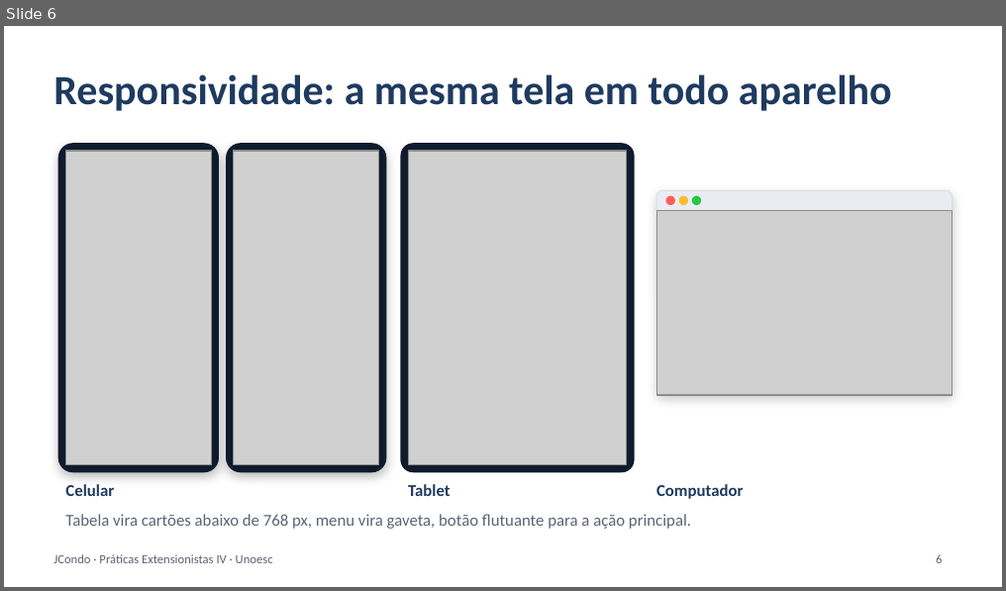
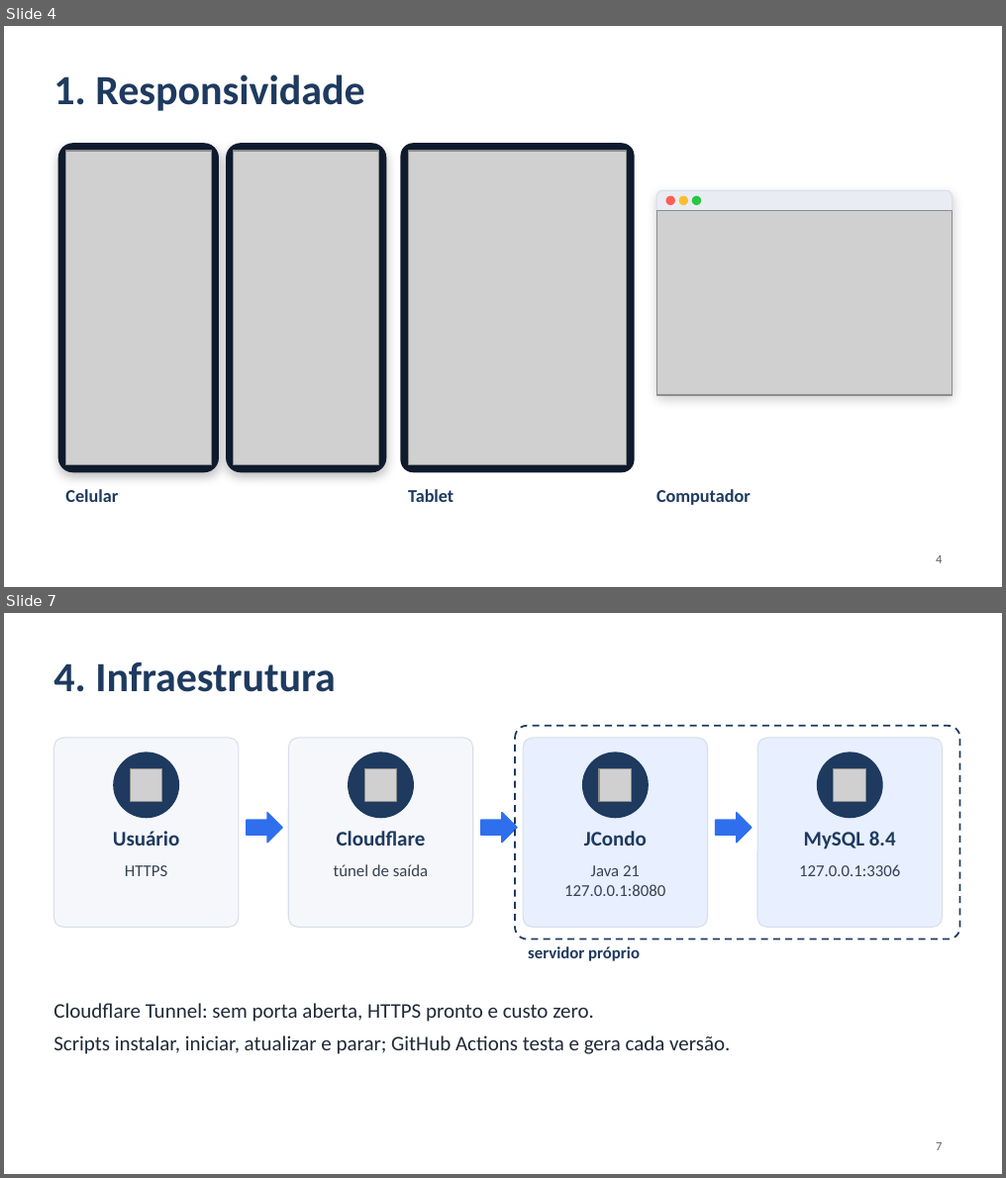
Before and after one commit to jorgensc/PEIV-Entrega2, a slide deck: doc/PE-IV-Jcondo-Apresentacao.pptx. Shown one above the other, each under a label of ours: slide 6 before the commit, slides 4 and 7 after it; the slides between them are not shown. The pictures are 1006x591 and 1006x1178 pixels, drawn with LibreOffice and Linux fonts; fonts in the diff are those of the drawing; grey boxes stand for pictures. Boxes give left, top, right and bottom in pixels: in the first picture for what was removed or moved away, otherwise in the second. Text is boxed around its words. In the diff, an @@ line names an element or a change of style, - is before the commit and + after.

```diff
--- a/doc/PE-IV-Jcondo-Apresentacao.pptx
+++ b/doc/PE-IV-Jcondo-Apresentacao.pptx
@@ slide 7 added at <box>4,613,1002,1174</box>, background #FFFFFF @@
@@ title added at <box>54,663,336,692</box>, 30 pt, text #1E3A5F, bold @@
+4. Infraestrutura
@@ rounded rectangle added at <box>515,726,960,940</box>, outline #1E3A5F 1.25 pt dashed @@
@@ rounded rectangle added at <box>54,738,239,928</box>, fill #F5F7FB, outline #D8DEE8 0.75 pt @@
@@ ellipse added at <box>114,753,178,818</box>, fill #1E3A5F, outline #1E3A5F 1 pt @@
@@ rounded rectangle added at <box>288,738,473,928</box>, fill #F5F7FB, outline #D8DEE8 0.75 pt @@
@@ ellipse added at <box>349,753,413,818</box>, fill #1E3A5F, outline #1E3A5F 1 pt @@
@@ rounded rectangle added at <box>523,738,708,928</box>, fill #E8EFFF, outline #D8DEE8 0.75 pt @@
@@ ellipse added at <box>583,753,648,818</box>, fill #1E3A5F, outline #1E3A5F 1 pt @@
@@ rounded rectangle added at <box>757,738,943,928</box>, fill #E8EFFF, outline #D8DEE8 0.75 pt @@
@@ ellipse added at <box>818,753,882,818</box>, fill #1E3A5F, outline #1E3A5F 1 pt @@
@@ picture added at <box>130,768,162,802</box> @@
@@ picture added at <box>364,768,397,802</box> @@
@@ picture added at <box>599,768,632,802</box> @@
@@ picture added at <box>834,768,866,802</box> @@
@@ right arrow added at <box>247,813,282,843</box>, fill #2F6FED, outline #2F6FED 1 pt @@
@@ right arrow added at <box>481,813,517,843</box>, fill #2F6FED, outline #2F6FED 1 pt @@
@@ right arrow added at <box>716,813,751,843</box>, fill #2F6FED, outline #2F6FED 1 pt @@
@@ text added at <box>113,831,180,846</box>, 15 pt, text #1E3A5F, bold @@
+Usuário
@@ text added at <box>337,831,426,846</box>, 15 pt, text #1E3A5F, bold @@
+Cloudflare
@@ text added at <box>584,831,647,846</box>, 15 pt, text #1E3A5F, bold @@
+JCondo
@@ text added at <box>804,831,896,850</box>, 15 pt, text #1E3A5F, bold @@
+MySQL 8.4
@@ text added at <box>125,865,167,876</box>, 12 pt, text #374151 @@
+HTTPS
@@ text added at <box>334,864,428,876</box>, 12 pt, text #374151 @@
+túnel de saída
@@ text added at <box>564,865,665,896</box>, 12 pt, text #374151 @@
+Java 21
+127.0.0.1:8080
@@ text added at <box>799,864,900,876</box>, 12 pt, text #374151 @@
+127.0.0.1:3306
@@ text added at <box>528,947,640,961</box>, 12 pt, text #1E3A5F, bold @@
+servidor próprio
@@ text added at <box>54,1003,730,1055</box>, 15 pt, text #1F2937 @@
+Cloudflare Tunnel: sem porta aberta, HTTPS pronto e custo zero.
+Scripts instalar, iniciar, atualizar e parar; GitHub Actions testa e gera cada versão.
@@ page number added at <box>936,1143,942,1151</box>, 9 pt, text #5B6474 @@
+7
@@ what was slide 6 is now slide 4 @@
@@ slide 4 changed as well @@
@@ title at <box>54,75,364,111</box>: text changed @@
-Responsividade: a mesma tela em todo aparelho
+1. Responsividade
@@ size 12 to 13 pt in 3 elements at <box>408,489,453,502</box>, <box>656,489,750,505</box>, <box>65,489,118,502</box> @@
@@ text removed at <box>65,514,691,529</box> @@
-Tabela vira cartões abaixo de 768 px, menu vira gaveta, botão flutuante para a ação principal.
@@ text removed at <box>54,555,273,564</box> @@
-JCondo · Práticas Extensionistas IV · Unoesc
@@ page number at <box>936,556,942,564</box>: text changed @@
-6
+4
```
Also in this commit, not shown: 5 other slides changed, 2 other slides added, 11 slides removed, 15 other files.
